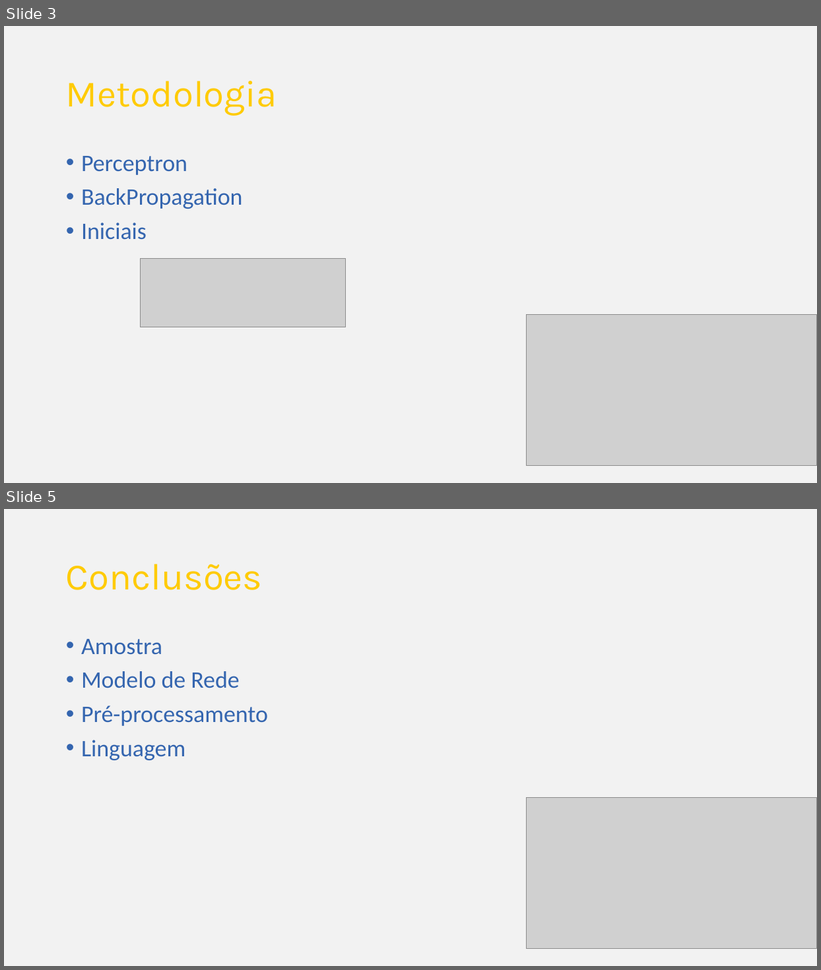
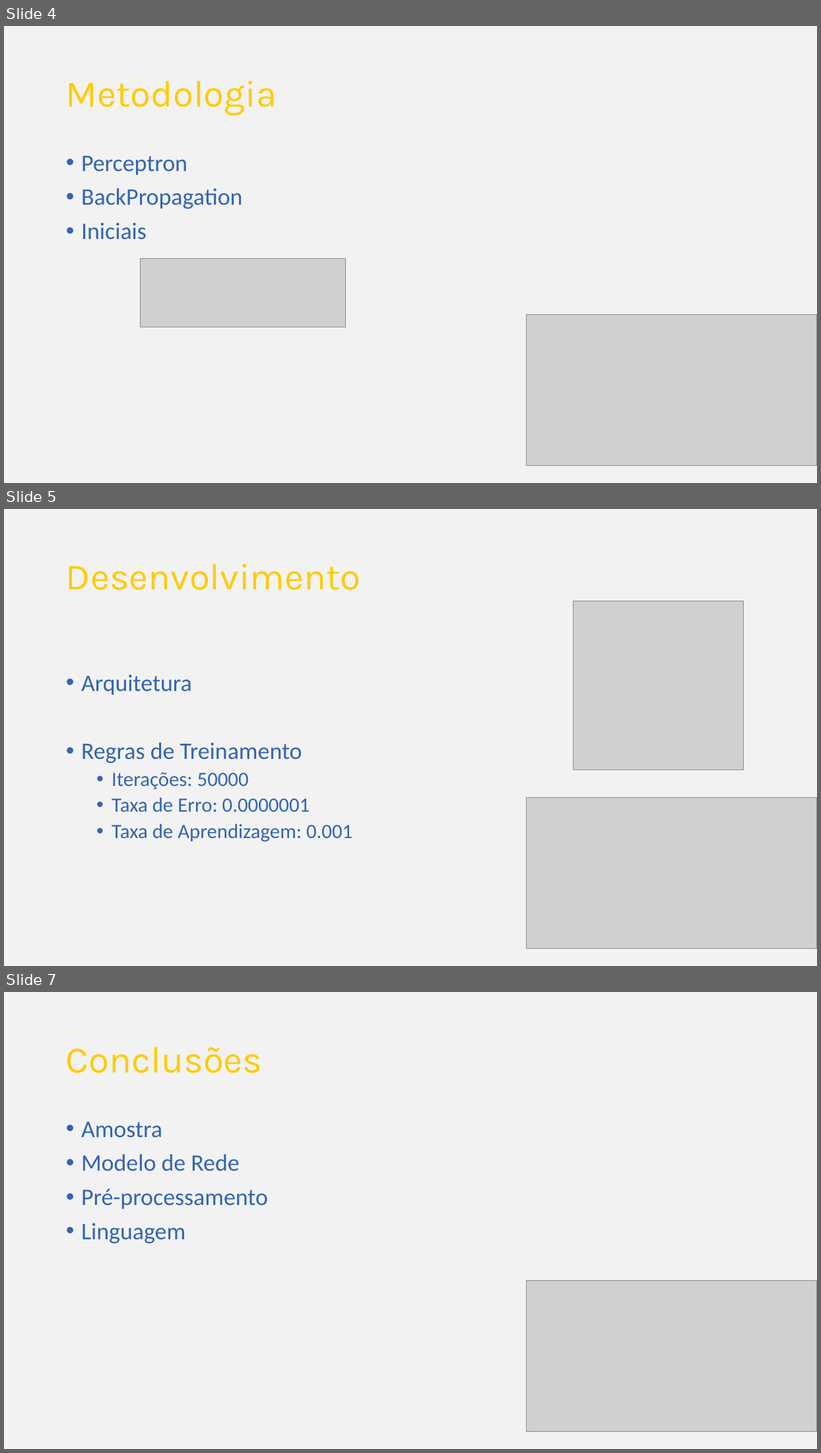
Before and after one commit to BeholderDEV/Neur, a slide deck: Image Recognition.pptx. Shown one above the other, each under a label of ours: slides 3 and 5 before the commit, slides 4, 5 and 7 after it; the slides between them are not shown. The pictures are 821x970 and 821x1453 pixels, drawn with LibreOffice and Linux fonts; fonts in the diff are those of the drawing; grey boxes stand for pictures. Boxes give left, top, right and bottom in pixels: in the first picture for what was removed or moved away, otherwise in the second. Text is boxed around its words. In the diff, an @@ line names an element or a change of style, - is before the commit and + after.

```diff
--- a/Image Recognition.pptx
+++ b/Image Recognition.pptx
@@ slide 5 added at [4,509,817,966], background #F2F2F2 @@
@@ title added at [66,564,361,590], 44 pt, text #FFCB05 @@
+Desenvolvimento
@@ picture added at [573,601,743,770] @@
@@ text added at [81,675,352,842], 24 pt, text #3465AF @@
+• Arquitetura
+• Regras de Treinamento
+  • Iterações: 50000
+  • Taxa de Erro: 0.0000001
+  • Taxa de Aprendizagem: 0.001
@@ picture added at [527,798,817,949] @@
@@ what was slide 3 is now slide 4 @@
@@ what was slide 5 is now slide 7 @@
```
Also in this commit, not shown: 2 slides changed, 2 other slides added, 5 other files.
